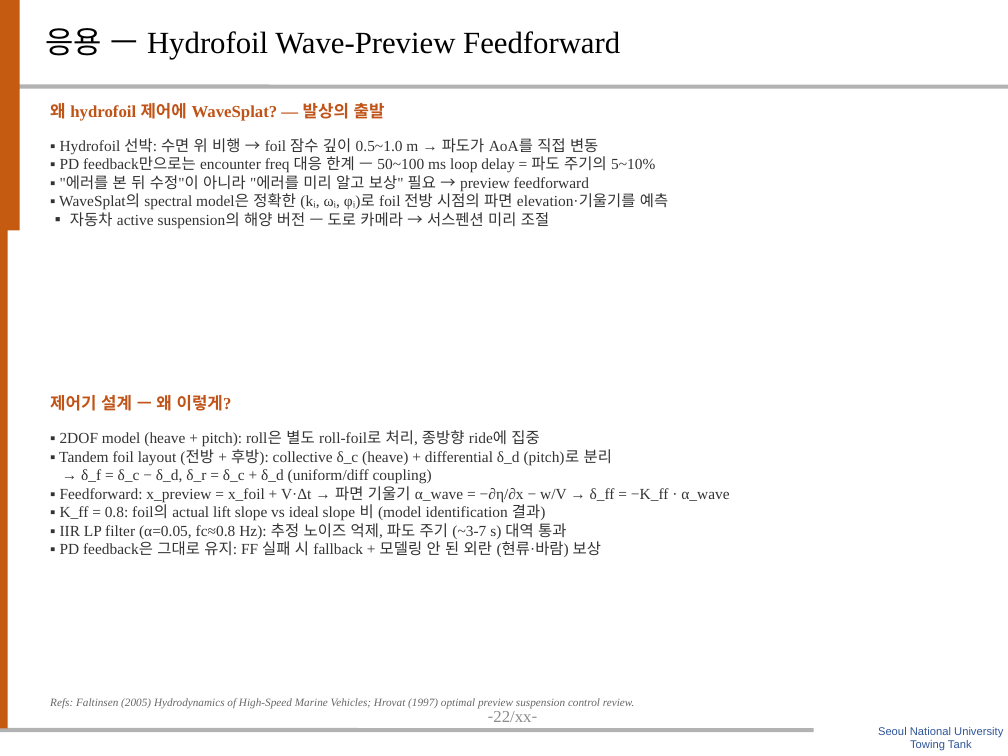
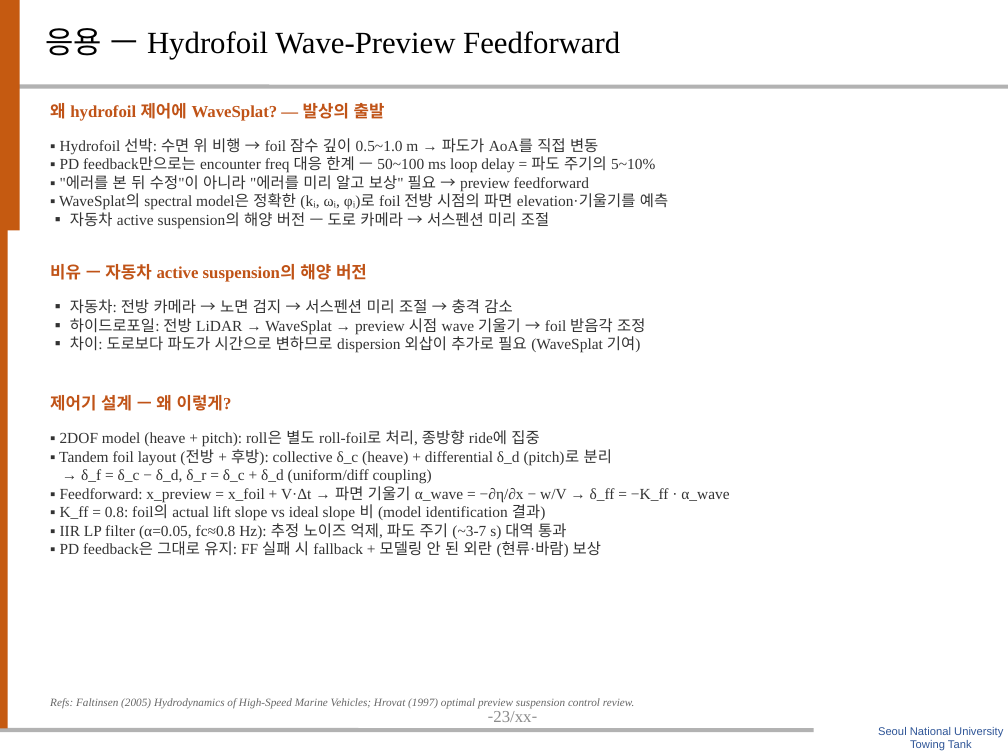
Before and after one commit to SAEYONGPARK94/wavesplat, a slide deck: slide 24 of wavesplat/docs/labmeeting_wavesplat.pptx (slide 23 before the commit). Drawn at 1008x756 pixels with LibreOffice and Linux fonts; fonts in the diff are those of the drawing; background and template pictures are left out. Boxes give left, top, right and bottom in pixels: in the first picture for what was removed or moved away, otherwise in the second. Text is boxed around its words. In the diff, an @@ line names an element or a change of style, - is before the commit and + after.

```diff
--- a/wavesplat/docs/labmeeting_wavesplat.pptx
+++ b/wavesplat/docs/labmeeting_wavesplat.pptx
@@ text added at bbox=[50, 264, 367, 282], 12 pt, text #C05317, bold @@
+비유 — 자동차 active suspension의 해양 버전
@@ text added at bbox=[70, 299, 645, 353], 11 pt, text #333333 @@
+▪ 자동차: 전방 카메라 → 노면 검지 → 서스펜션 미리 조절 → 충격 감소
+▪ 하이드로포일: 전방 LiDAR → WaveSplat → preview 시점 wave 기울기 → foil 받음각 조정
+▪ 차이: 도로보다 파도가 시간으로 변하므로 dispersion 외삽이 추가로 필요 (WaveSplat 기여)
@@ page number at bbox=[488, 705, 538, 722]: text changed @@
--22/xx-
+-23/xx-
```
Also in this commit, not shown: 3 other slides changed, 1 slide added, 1 other file.
